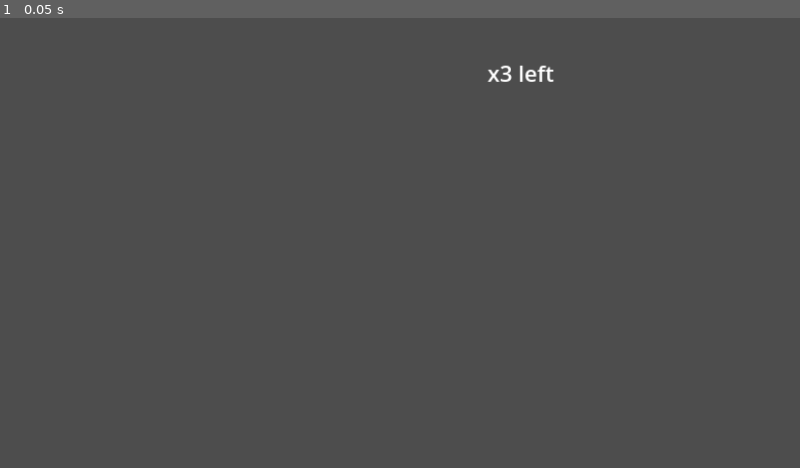
Above: before the commit, frame 1.
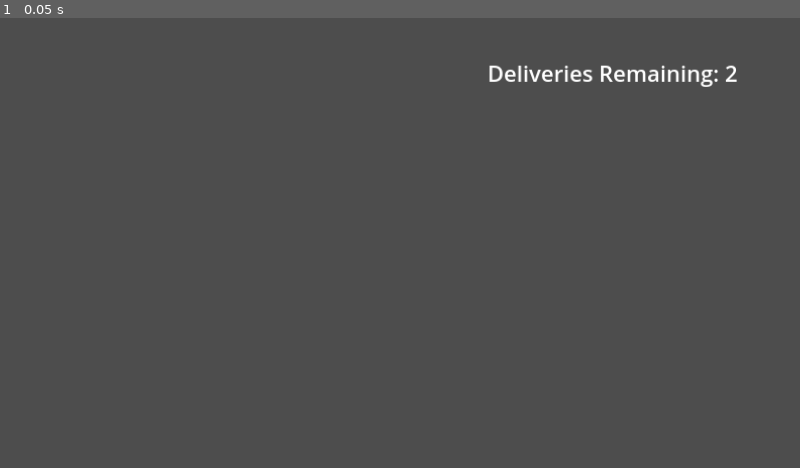
Above: after the commit, the same moment.

Repository: emanuelhix/drone-game
Game: Godot game, scene res://assets/world/score.tscn
Same seed, same stepped clock (60 frames per second), same inputs: the game is played once before the commit and once after it. The project has no main scene, so this scene is started directly.
Inputs:
- Up to frame 1 (0.05 s): no input

The runs differ from the first frame. In frame 1, 0.6% of the frame differs, in the area x 60-93%, y 10-16%.
Error after the commit: Invalid access to property or key 'antidote_collected' on a base object of type 'Nil'. (res://assets/world/Score.gd:15)

Commit message:
updated score script to work with zones

Diff:
--- a/assets/world/Score.gd
+++ b/assets/world/Score.gd
@@ -1,20 +1,21 @@
 extends Label
-signal gameBeat;
-var checkpointsLeft = 3;
+
+@export var drop_zone_0 : Area2D = null
+@export var drop_zone_1 : Area2D = null
+@onready var game_manager = self.get_parent()
+@onready var drop_zones = [drop_zone_0, drop_zone_1]
+@onready var deliveriesLeft : int = drop_zones.size()
+
+signal game_completed();
 
 # Called when the node enters the scene tree for the first time.
 func _ready():
-	text = "x3 left"# Replace with function body.
+	self.text = "Deliveries Remaining: " + str(deliveriesLeft)
+	for zone in drop_zones:
+		zone.antidote_collected.connect(on_crate_area_antidote_collected)
 
-
-# Called every frame. 'delta' is the elapsed time since the previous frame.
-func _process(delta):
-	if checkpointsLeft == 0:
-		gameBeat.emit()
-
-
-
-
-func _on_crate_area_antidote_collected():
-	checkpointsLeft -= 1
-	text = "x %s left" % checkpointsLeft
+func on_crate_area_antidote_collected():
+	deliveriesLeft -= 1
+	text = "Deliveries Remaining: " + str(deliveriesLeft)
+	if deliveriesLeft <= 0:
+		game_completed.emit()
--- a/assets/world/revamp/world_revamp.tscn
+++ b/assets/world/revamp/world_revamp.tscn
@@ -17,6 +17,7 @@
 [ext_resource type="Texture2D" uid="uid://cfhcxcuumosmh" path="res://assets/world/revamp/building06.png" id="9_dkyxj"]
 [ext_resource type="Texture2D" uid="uid://xdpe1euyrlhw" path="res://assets/world/revamp/tilset.png" id="10_vhlpr"]
 [ext_resource type="PackedScene" uid="uid://ckkt5fo8jbctw" path="res://assets/drop_zone/drop_zone.tscn" id="15_icgkg"]
+[ext_resource type="Script" path="res://assets/world/Score.gd" id="17_d2wr3"]
 [ext_resource type="Texture2D" uid="uid://ckjr1g444e6mm" path="res://assets/world/revamp/AntidoteSpawner.png" id="17_xphfd"]
 [ext_resource type="Script" path="res://assets/world/timer_label.gd" id="18_fwy20"]
 [ext_resource type="Script" path="res://assets/world/revamp/AntidoteSpawner.gd" id="19_agadq"]
@@ -911,6 +912,18 @@
 game_timer = NodePath("../../../GameTimer")
 metadata/_edit_use_anchors_ = true
 
+[node name="ScoreLabel" type="Label" parent="UILayer/GameUI" node_paths=PackedStringArray("drop_zone_0", "drop_zone_1")]
+layout_mode = 1
+anchors_preset = -1
+anchor_top = 0.875
+anchor_bottom = 0.875
+offset_right = 40.0
+offset_bottom = 23.0
+script = ExtResource("17_d2wr3")
+drop_zone_0 = NodePath("../../../CrateArea")
+drop_zone_1 = NodePath("../../../CrateArea2")
+metadata/_edit_use_anchors_ = true
+
 [node name="GameTimer" type="Timer" parent="."]
 wait_time = 10.0
 one_shot = true
Not shown: 1 places in assets/world/revamp/world_revamp.tscn that only renumber resources
